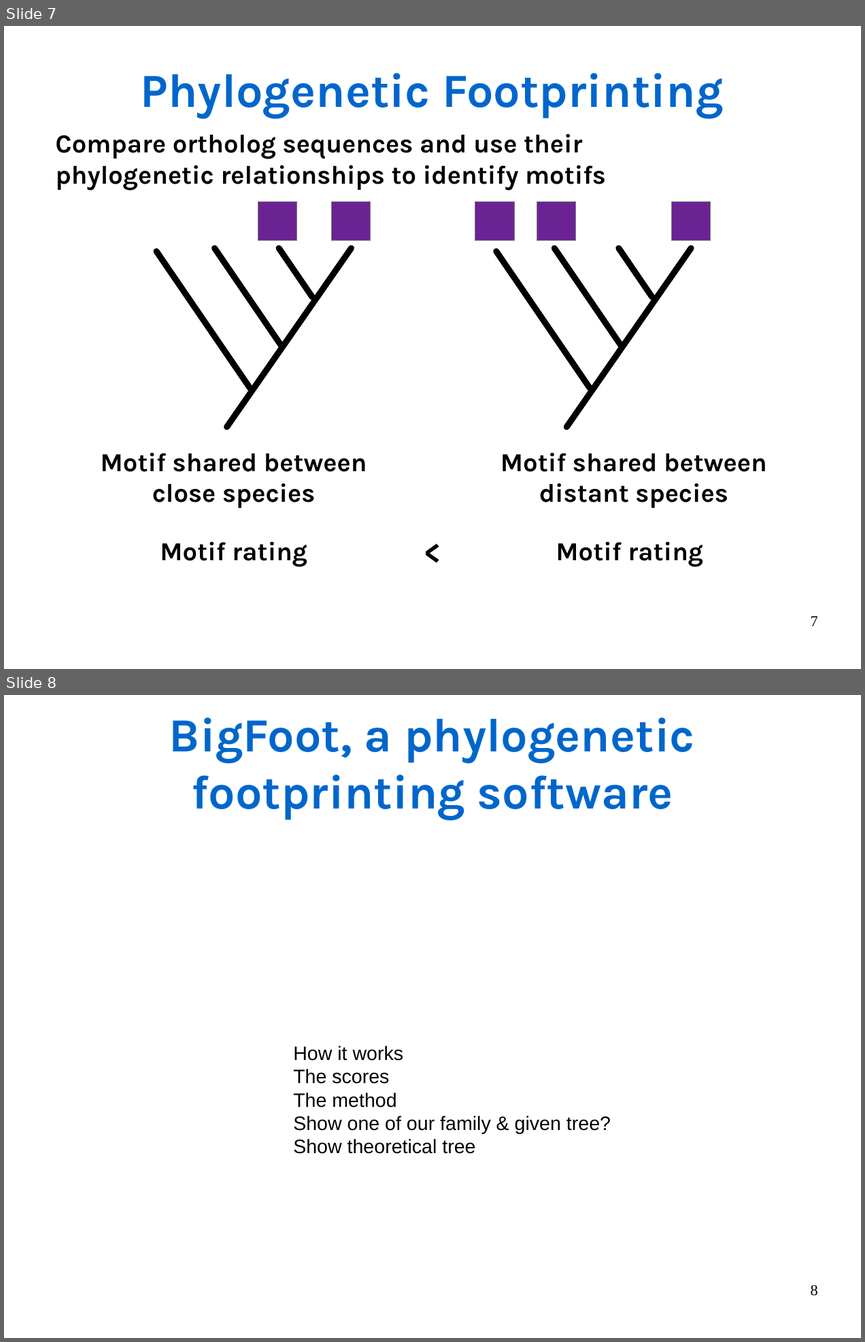
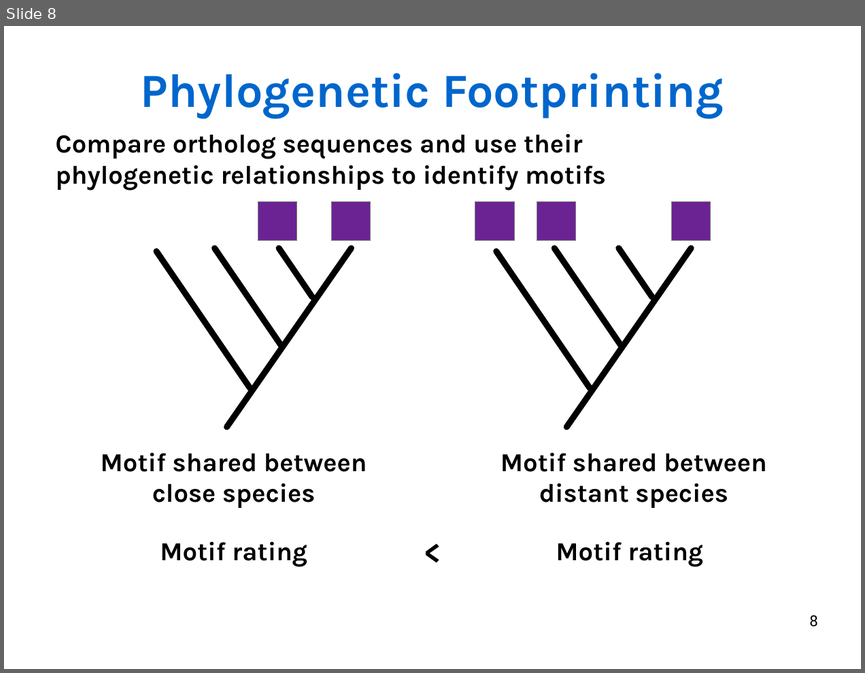
Before and after one commit to Rekyt/lynchlabpresentation2014, a slide deck: LabMeetingPresentation.odp. Shown one above the other, each under a label of ours: slides 7 and 8 before the commit, slide 8 after it. The pictures are 865x1342 and 865x673 pixels, drawn with LibreOffice and Linux fonts; fonts in the diff are those of the drawing. Boxes give left, top, right and bottom in pixels: in the first picture for what was removed or moved away, otherwise in the second. Text is boxed around its words. In the diff, an @@ line names an element or a change of style, - is before the commit and + after.

Commit message:
Finished slide on BigFoot, adding an example

```diff
--- a/LabMeetingPresentation.odp
+++ b/LabMeetingPresentation.odp
@@ slide 8 removed at [4, 695, 861, 1338], background #FFFFFF @@
@@ text removed at [169, 717, 695, 819] @@
-BigFoot, a phylogenetic footprinting software
@@ text removed at [293, 1046, 611, 1154] @@
-How it works
-The scores
-The method
-Show one of our family & given tree?
-Show theoretical tree
@@ page number removed at [810, 1285, 818, 1296] @@
-8
@@ what was slide 7 is now slide 8 @@
@@ page number at [809, 616, 817, 627]: text changed; font Times New Roman to Roboto @@
-7
+8
```
Also in this commit, not shown: 2 slides changed, 2 slides added.
